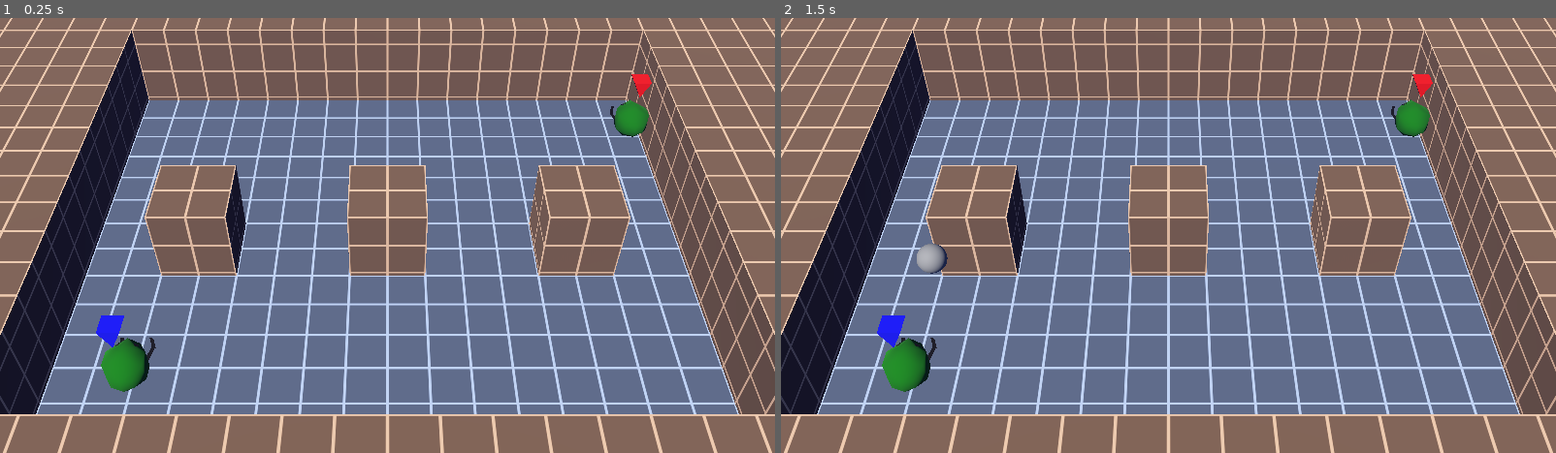
Above: before the commit, frames 1-2 (left to right).
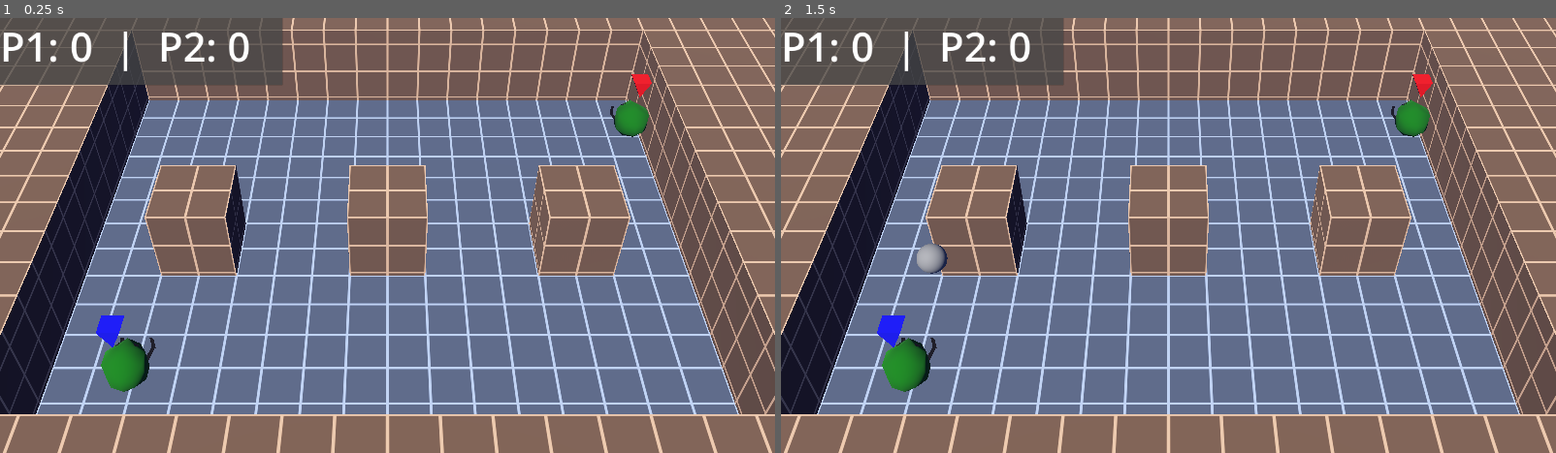
Above: after the commit, the same moments.

Repository: ti-jen/Duck_Slam
Game: Godot game, scene res://Level/Level_01.tscn
The game is run twice, just before and just after one commit, with the same random seed, the same clock (stepped at 60 frames per second) and the same inputs.
Inputs:
- Up to frame 1 (0.25 s): no input
- Up to frame 2 (1.5 s): tap Enter at 0.5 s; tap Space at 1.25 s

The runs differ from the first frame. In frame 1, 5.6% of the frame differs, in the area x 0-37%, y 0-16%; in frame 2, 5.6%.

Commit message:
feat (score) add subvieport with scorebg and score and hook score script to take_damage

Diff:
--- a/Duck_Slam/Level/Level_01.tscn
+++ b/Duck_Slam/Level/Level_01.tscn
@@ -1,8 +1,9 @@
-[gd_scene load_steps=9 format=3 uid="uid://dqpjl4evrwoos"]
+[gd_scene load_steps=10 format=3 uid="uid://dqpjl4evrwoos"]
 
 [ext_resource type="PackedScene" uid="uid://bcyepi0lrewsd" path="res://Player/character_body_3d.tscn" id="1_0amv2"]
 [ext_resource type="Material" uid="uid://c4f32j367scj" path="res://Mats/M_Grid_01.tres" id="1_t7ms4"]
 [ext_resource type="Material" uid="uid://ba3lwdm24te6" path="res://Mats/M_Grid_02.tres" id="3_qpmwr"]
+[ext_resource type="Script" uid="uid://dhbrpqg0sins8" path="res://Level/sub_viewport_container.gd" id="4_qpmwr"]
 
 [sub_resource type="StandardMaterial3D" id="StandardMaterial3D_t7ms4"]
 albedo_color = Color(0, 0, 1, 1)
@@ -108,6 +109,44 @@
 fov = 30.0
 size = 6.69
 
+[node name="SubViewportContainer" type="SubViewportContainer" parent="Camera3D"]
+anchors_preset = 15
+anchor_right = 1.0
+anchor_bottom = 1.0
+grow_horizontal = 2
+grow_vertical = 2
+script = ExtResource("4_qpmwr")
+
+[node name="SubViewport" type="SubViewport" parent="Camera3D/SubViewportContainer"]
+transparent_bg = true
+handle_input_locally = false
+render_target_update_mode = 4
+
+[node name="Control" type="Control" parent="Camera3D/SubViewportContainer/SubViewport"]
+layout_mode = 3
+anchors_preset = 0
+offset_right = 40.0
+offset_bottom = 40.0
+
+[node name="ScoreBG" type="ColorRect" parent="Camera3D/SubViewportContainer/SubViewport/Control"]
+custom_minimum_size = Vector2(800, 100)
+layout_mode = 1
+anchors_preset = 5
+anchor_left = 0.5
+anchor_right = 0.5
+offset_left = -400.0
+offset_right = 400.0
+offset_bottom = 100.0
+grow_horizontal = 2
+color = Color(0.35686275, 0.35686275, 0.35686275, 0.7647059)
+
+[node name="GameScoreLabel" type="Label" parent="Camera3D/SubViewportContainer/SubViewport/Control"]
+layout_mode = 0
+offset_right = 372.0
+offset_bottom = 83.0
+theme_override_font_sizes/font_size = 60
+text = "P1: 0  |  P2: 0"
+
 [node name="DirectionalLight3D" type="DirectionalLight3D" parent="."]
 transform = Transform3D(0.902983, 0.332918, -0.271638, 0, 0.632192, 0.774812, 0.429676, -0.699642, 0.570858, 0, 0, 0)
 
--- /dev/null
+++ b/Duck_Slam/Level/sub_viewport_container.gd
@@ -0,0 +1,23 @@
+extends SubViewportContainer
+
+var p1_score = 0
+var p2_score = 0
+
+# Adjust this name if your Label is named something else
+@onready var score_label = $SubViewport/Control/GameScoreLabel
+
+func _ready():
+	# Make sure the container doesn't block your mouse clicks
+	mouse_filter = Control.MOUSE_FILTER_IGNORE
+	update_display()
+
+func update_display():
+	score_label.text = "P1: %d  |  P2: %d" % [p1_score, p2_score]
+
+# This is the function you call when someone dies
+func add_score(player_num: int):
+	if player_num == 1:
+		p1_score += 1
+	else:
+		p2_score += 1
+	update_display()
--- a/Duck_Slam/Player/character_body_3d.tscn
+++ b/Duck_Slam/Player/character_body_3d.tscn
@@ -57,6 +57,17 @@
 	%Timer.start()
 
 func take_damage():
+	# 1. Get the viewport's active camera
+	var cam = get_viewport().get_camera_3d()
+
+	# 2. Find the container under that camera
+	var hud = cam.get_node(\"SubViewportContainer\")
+
+	# Use 1 for P1, 2 for P2
+	if is_player_one == true:
+		hud.add_score(2)
+	else:
+		hud.add_score(1)
 	visible = false
 	await get_tree().create_timer(1).timeout
 	get_tree().reload_current_scene()
Not shown, added: Duck_Slam/Level/sub_viewport_container.gd.uid
Not shown: 1 places in Duck_Slam/Player/character_body_3d.tscn that only renumber resources
